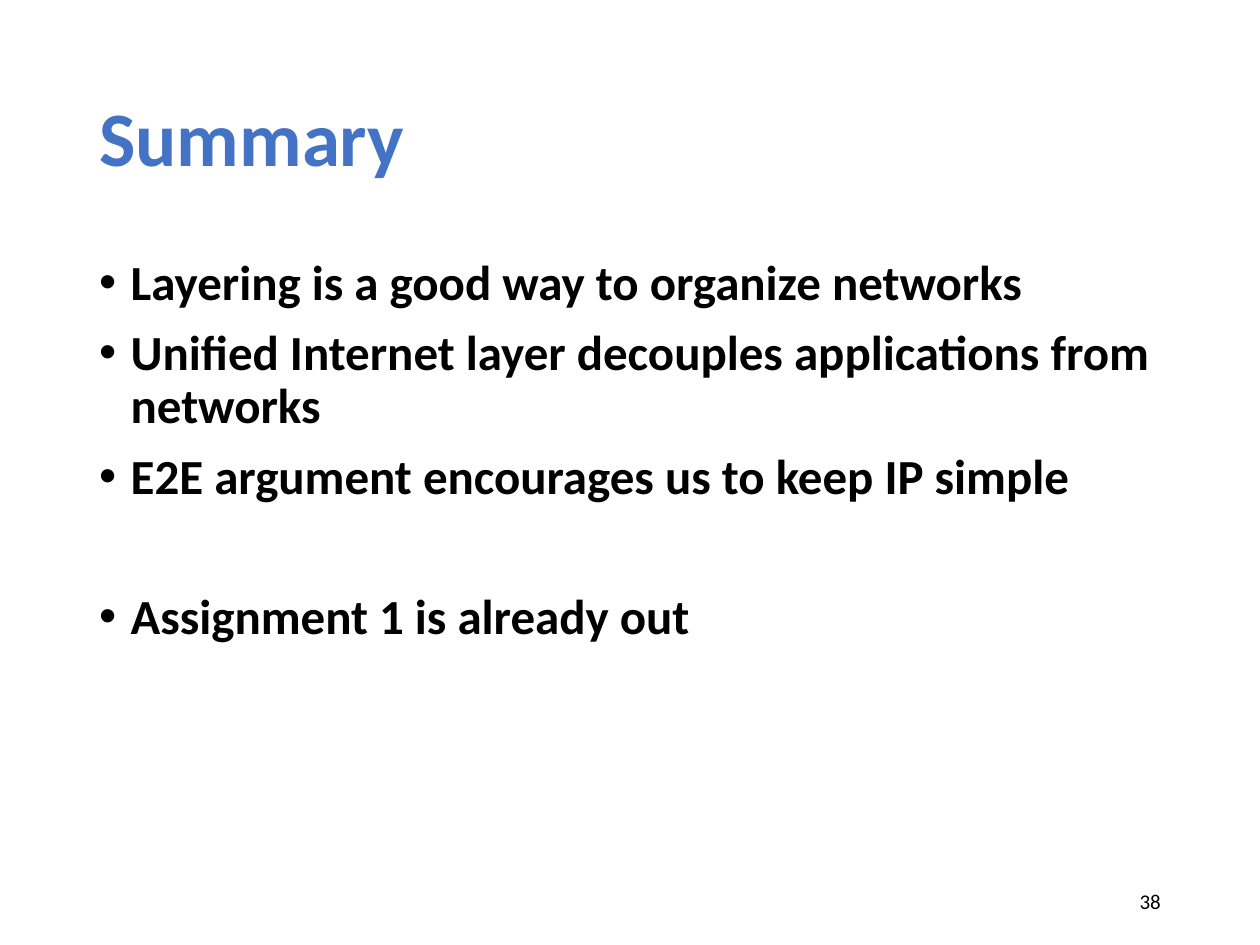
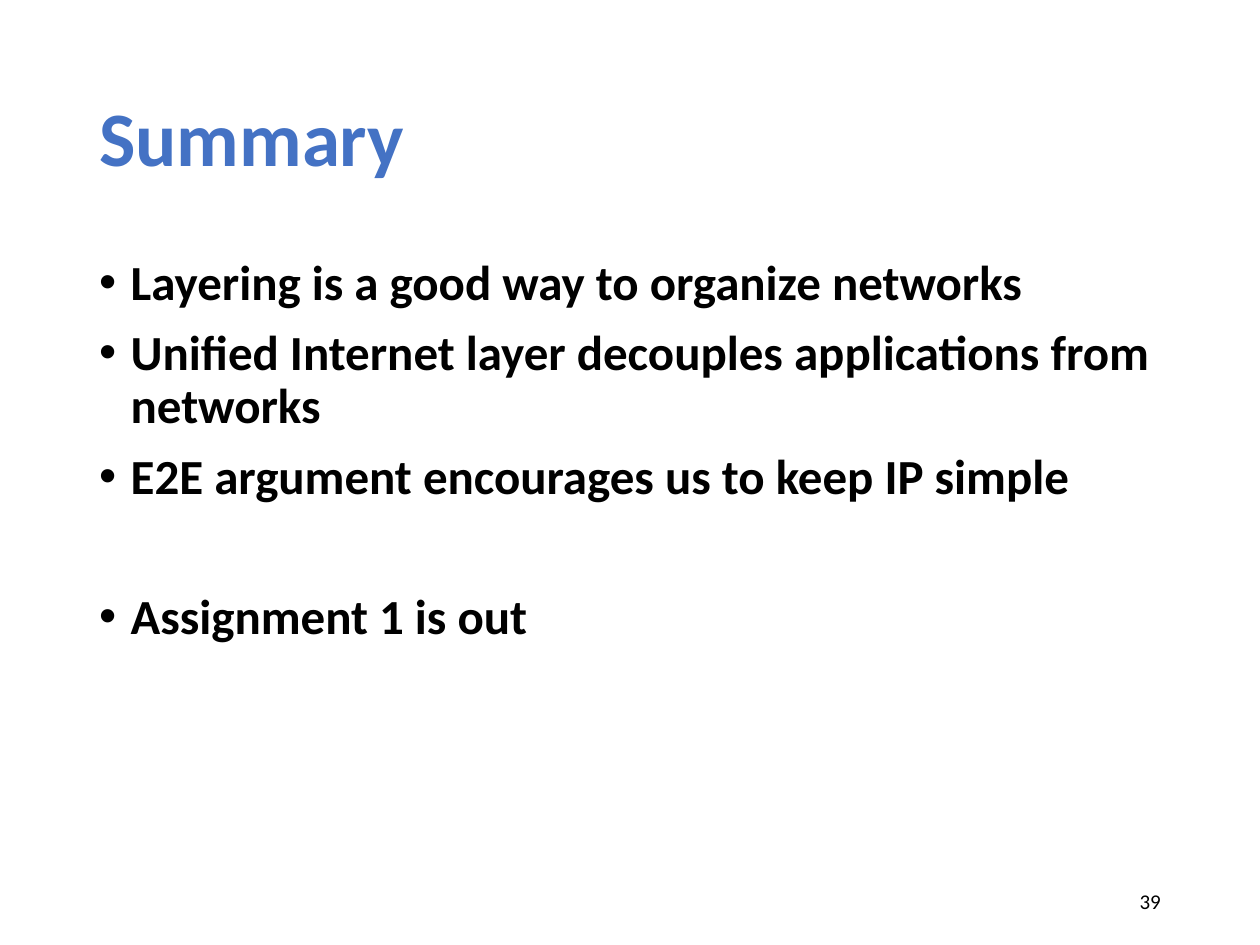
Before and after one commit to xinjin/course-net, a slide deck: slide 39 of slides/lec03_layering.pptx (slide 38 before the commit). Drawn at 1260x945 pixels with LibreOffice and Linux fonts; fonts in the diff are those of the drawing. Boxes give left, top, right and bottom in pixels: in the first picture for what was removed or moved away, otherwise in the second. Text is boxed around its words. In the diff, an @@ line names an element or a change of style, - is before the commit and + after.

```diff
--- a/slides/lec03_layering.pptx
+++ b/slides/lec03_layering.pptx
@@ text at (x1=131, y1=599, x2=528, y2=643): text changed @@
-• Assignment 1 is already out
+• Assignment 1 is out
@@ page number at (x1=1140, y1=895, x2=1161, y2=909): text changed @@
-38
+39
```
Also in this commit, not shown: 3 other slides changed, 1 slide added, 42 other files.
